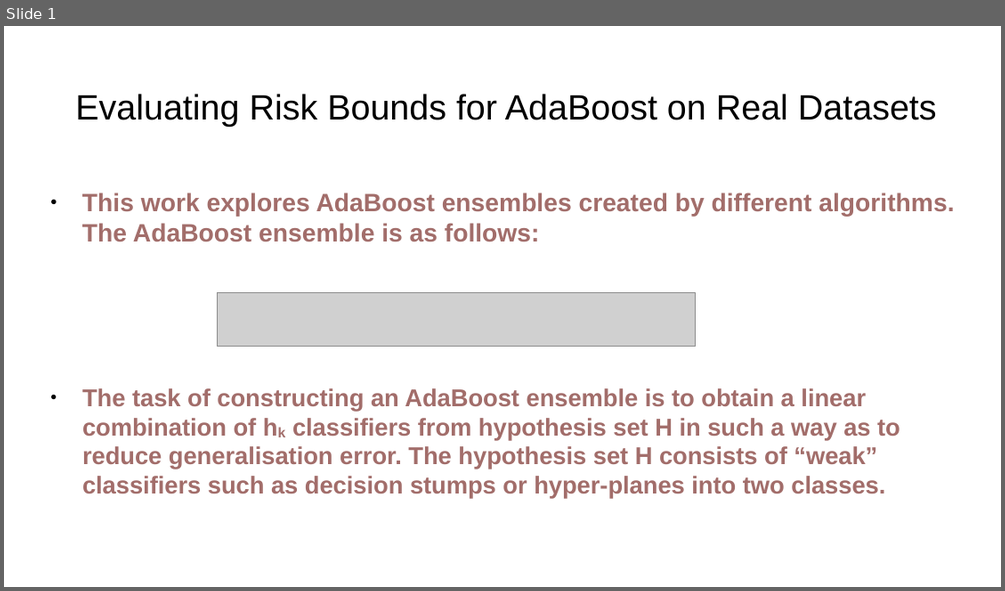
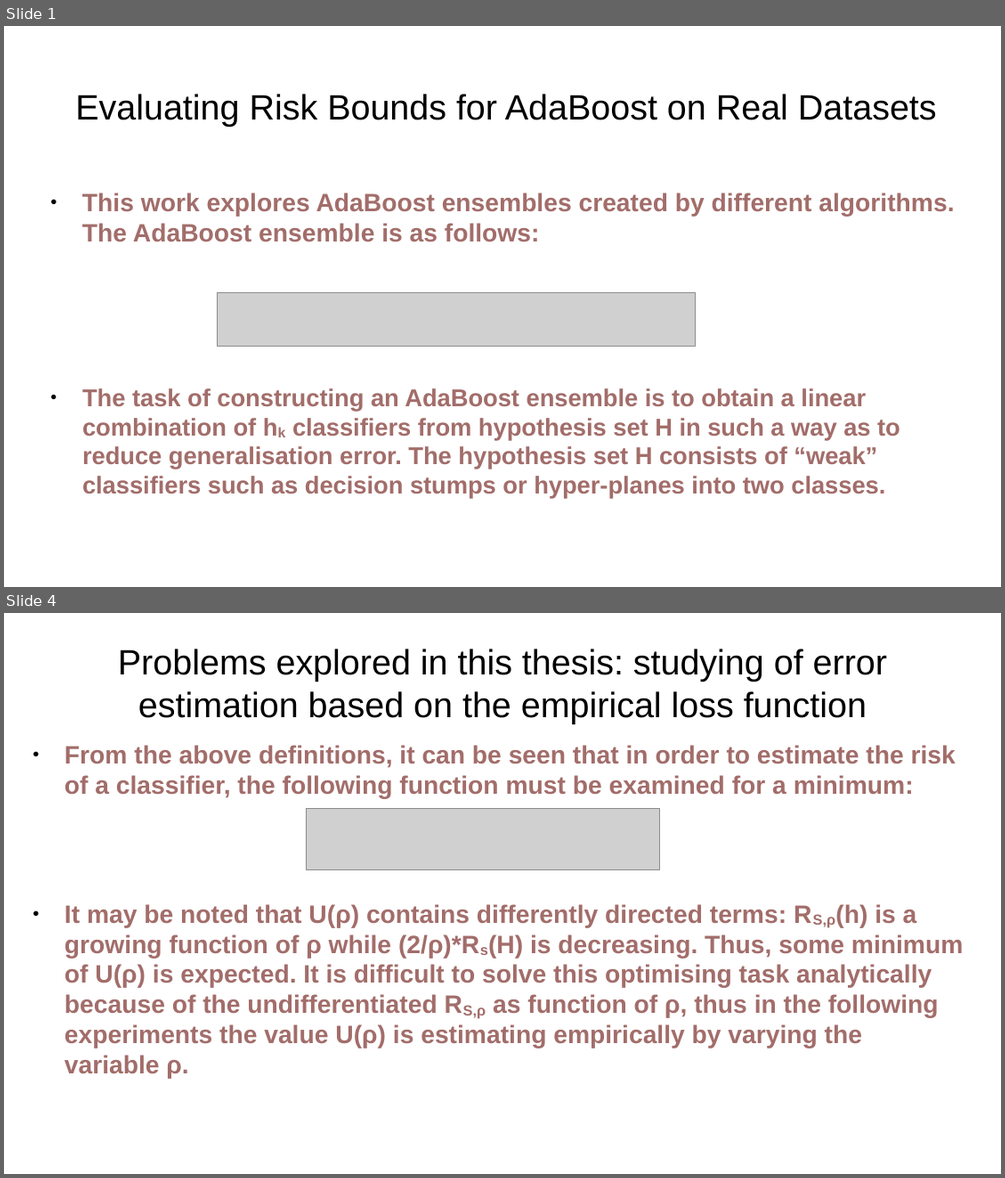
Before and after one commit to vkmbox/Ml-hse-final, a slide deck: output/presentation.pptx. Shown one above the other, each under a label of ours: slide 1 before the commit, slides 1 and 4 after it; the slides between them are not shown. The pictures are 1005x591 and 1005x1178 pixels, drawn with LibreOffice and Linux fonts; fonts in the diff are those of the drawing; grey boxes stand for pictures. Boxes give left, top, right and bottom in pixels: in the first picture for what was removed or moved away, otherwise in the second. Text is boxed around its words. In the diff, an @@ line names an element or a change of style, - is before the commit and + after.

Commit message:
DEV: presentation added

```diff
--- a/output/presentation.pptx
+++ b/output/presentation.pptx
@@ slide 4 added at <box>4,613,1001,1174</box>, background #FFFFFF @@
@@ text added at <box>118,649,887,723</box>, 28 pt, text #000000 @@
+Problems explored in this thesis: studying of error estimation based on the empirical loss function
@@ text added at <box>65,745,955,799</box>, 20 pt, text #A26D6A, bold @@
+● From the above definitions, it can be seen that in order to estimate the risk of a classifier, the following function must be examined for a minimum:
@@ picture added at <box>307,810,660,870</box> @@
@@ text added at <box>65,904,963,1078</box>, 20 pt, text #A26D6A, bold @@
+● It may be noted that U(ρ) contains differently directed terms: RS,ρ(h) is a growing function of ρ while (2/ρ)*Rs(H) is decreasing. Thus, some minimum of U(ρ) is expected. It is difficult to solve this optimising task analytically because of the undifferentiated RS,ρ as function of ρ, thus in the following experiments the value U(ρ) is estimating empirically by varying the variable ρ.
```
Also in this commit, not shown: 12 other slides added, 1 slide removed, 1 other file.
